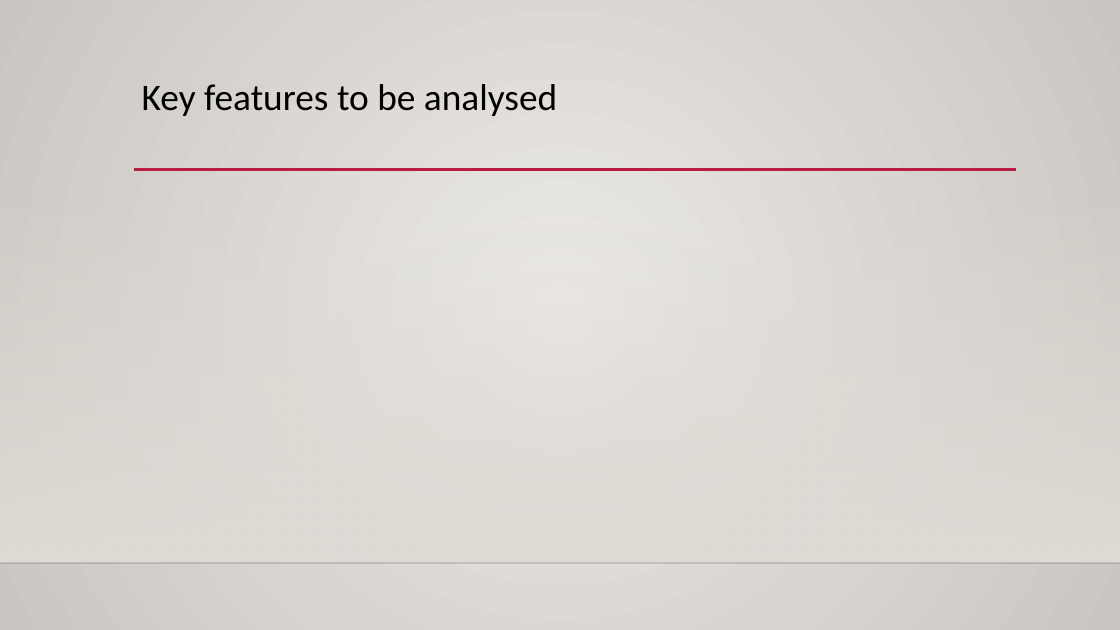
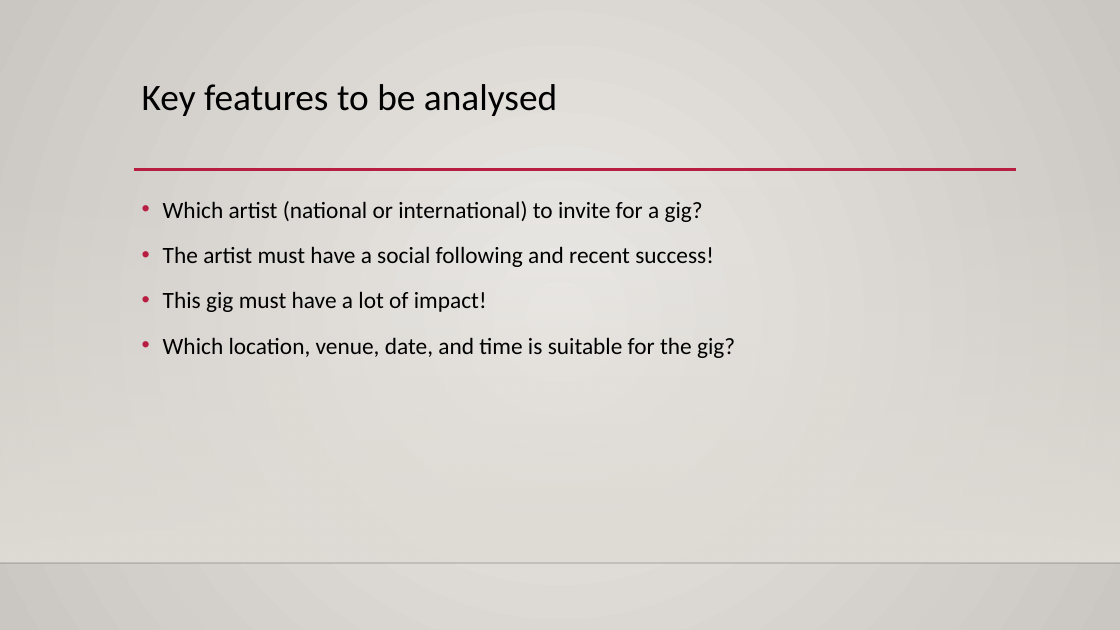
Before and after one commit to mahyarshu/Gigalytics, a slide deck: slide 25 of documents/Presentation/Innovators.pptx (slide 23 before the commit). Drawn at 1120x630 pixels with LibreOffice and Linux fonts; fonts in the diff are those of the drawing; background and template pictures are left out. Boxes give left, top, right and bottom in pixels: in the first picture for what was removed or moved away, otherwise in the second. Text is boxed around its words. In the diff, an @@ line names an element or a change of style, - is before the commit and + after.

```diff
--- a/documents/Presentation/Innovators.pptx
+++ b/documents/Presentation/Innovators.pptx
@@ text added at [163,201,735,358], 20 pt, text #000000 @@
+• Which artist (national or international) to invite for a gig?
+• The artist must have a social following and recent success!
+• This gig must have a lot of impact!
+• Which location, venue, date, and time is suitable for the gig?
```
Also in this commit, not shown: 5 other slides changed, 10 slides added, 2 slides removed.
